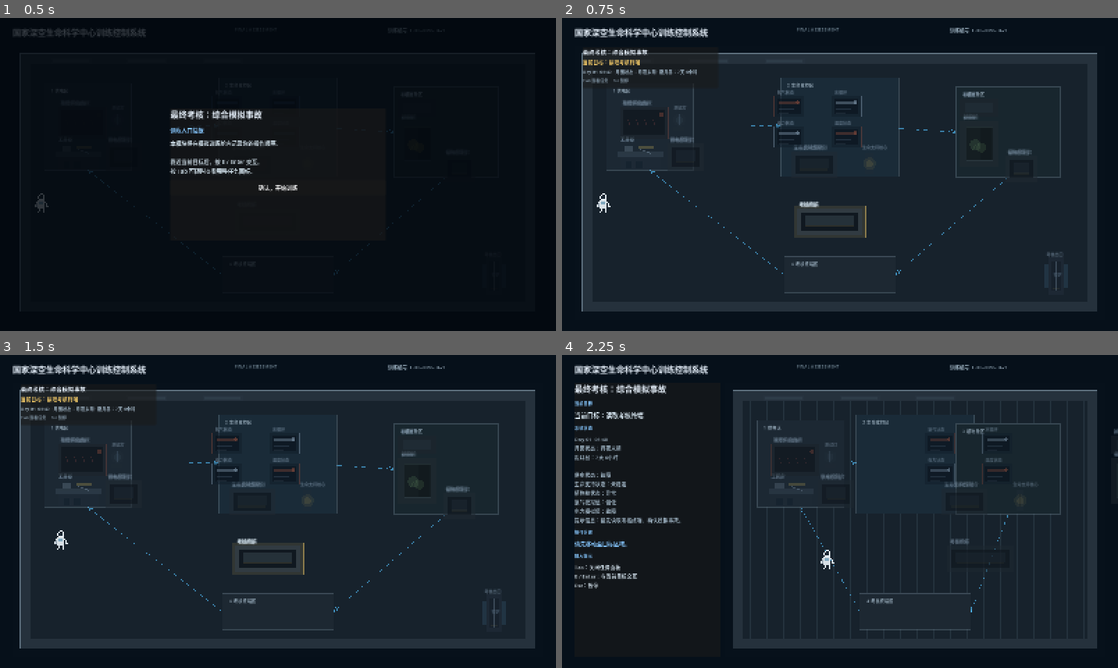
Above: before the commit, frames 1-4 (two rows, left to right).
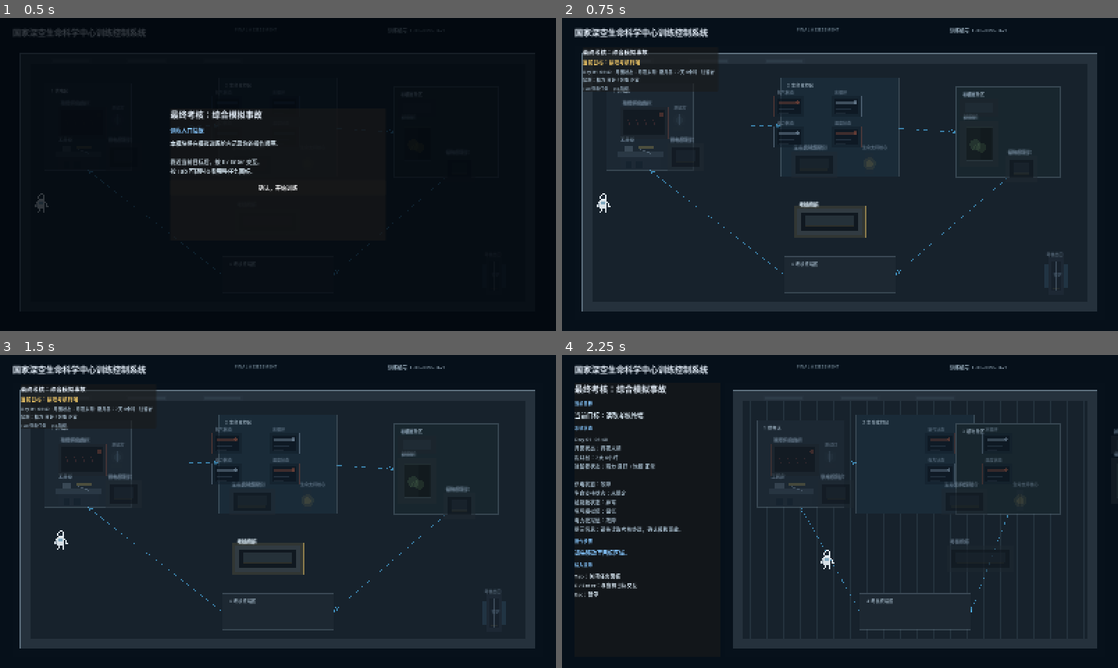
Above: after the commit, the same moments.

Repository: chinnseii/guanghan-outpost
Game: Godot game, scene res://scenes/training/FinalAssessmentScene.tscn
Two runs of this game, one before a commit and one after it. Both use one fixed random seed, a clock stepped at 60 frames per second and the inputs below. This scene is started directly instead of the project's main scene.
Inputs (mouse positions are in pixels of both pictures, inside the frame that each line leads up to):
- Up to frame 1 (0.5 s): no input
- Up to frame 2 (0.75 s): click "确认，开始训练" at 0.5 s
- Up to frame 3 (1.5 s): tap Enter at 1.25 s; move the mouse to (400, 495) at 1.27 s; hold Right (ui_right) from 1.28 s (still down); hold E (interact) from 1.28 s (still down); click (400, 495) at 1.42 s
- Up to frame 4 (2.25 s): move the mouse to (728, 527) at 2.02 s; release Right (ui_right) at 2.03 s; release E (interact) at 2.03 s; hold Down (ui_down) from 2.03 s (still down); tap Tab (mission_panel) at 2.1 s

Frame 1 is identical in both runs. In frame 2, 0.2% of the frame differs, in the area x 3-28%, y 16-24%; in frame 3, 0.2%; in frame 4, 1.8%, in the area x 2-22%, y 34-78%.

Commit message:
Add resident health system v1

Diff:
--- a/project.godot
+++ b/project.godot
@@ -21,6 +21,7 @@
 [autoload]
 
 TimeManager="*res://scripts/managers/TimeManager.gd"
+HealthManager="*res://scripts/managers/HealthManager.gd"
 
 [display]
 
--- a/scripts/base/sprint06_base_scene.gd
+++ b/scripts/base/sprint06_base_scene.gd
@@ -346,7 +346,7 @@
 
 	time_hud_panel = PanelContainer.new()
 	time_hud_panel.position = Vector2(1250, 20)
-	time_hud_panel.custom_minimum_size = Vector2(326, 84)
+	time_hud_panel.custom_minimum_size = Vector2(326, 108)
 	root.add_child(time_hud_panel)
 	time_hud_label = Label.new()
 	time_hud_label.modulate = Color("#9fb4c4", 0.95)
@@ -1439,7 +1439,7 @@
 	)
 
 func _show_plant_diagnosis(condition: String) -> void:
-	_advance_action_time("plant_diagnosis")
+	_advance_action_time("plant_diagnosis_positive" if condition == "stable" or condition == "recovering" else "plant_diagnosis_negative")
 	plant_diagnosis_condition = condition
 	plant_diagnosis_feedback = ""
 	plant_diagnosis_specialist = _player_is_plant_scientist()
@@ -1660,6 +1660,28 @@
 		return ""
 	return String(manager.call("compact_hud_text"))
 
+func _health_manager() -> Node:
+	var tree := get_tree()
+	if tree == null or tree.root == null:
+		return null
+	return tree.root.get_node_or_null("HealthManager")
+
+func _health_hud_text() -> String:
+	var manager := _health_manager()
+	if manager == null or not manager.has_method("compact_hud_text"):
+		return ""
+	return String(manager.call("compact_hud_text"))
+
+func _resident_status_hud_text() -> String:
+	var lines: Array[String] = []
+	var time_text := _time_hud_text()
+	var health_text := _health_hud_text()
+	if not time_text.is_empty():
+		lines.append(time_text)
+	if not health_text.is_empty():
+		lines.append(health_text)
+	return "\n".join(lines)
+
 func _transition_to(scene_path: String) -> void:
 	input_enabled = false
 	sequence_running = true
@@ -1676,8 +1698,9 @@
 	prompt_label.visible = not _hide_gameplay_hud_for_narrative()
 	ai_label.text = ai_text
 	if time_hud_panel != null:
-		time_hud_label.text = _time_hud_text()
-		time_hud_panel.visible = not _time_hud_text().is_empty() and not _hide_gameplay_hud_for_narrative()
+		var resident_status := _resident_status_hud_text()
+		time_hud_label.text = resident_status
+		time_hud_panel.visible = not resident_status.is_empty() and not _hide_gameplay_hud_for_narrative()
 
 func _hide_gameplay_hud_for_narrative() -> bool:
 	return fade_rect != null and fade_rect.color.a > 0.35 and (scene_kind == "week_end" or scene_kind == "day_end" or scene_kind == "day02_end")
@@ -2232,11 +2255,17 @@
 	var manager := _time_manager()
 	if manager != null and manager.has_method("deserialize") and state.get("TimeState", {}) is Dictionary:
 		manager.call("deserialize", state.get("TimeState", {}))
+	var health_manager := _health_manager()
+	if health_manager != null and health_manager.has_method("deserialize") and state.get("HealthState", {}) is Dictionary:
+		health_manager.call("deserialize", state.get("HealthState", {}))
 
 func _save_state() -> void:
 	var manager := _time_manager()
 	if manager != null and manager.has_method("serialize"):
 		state["TimeState"] = manager.call("serialize")
+	var health_manager := _health_manager()
+	if health_manager != null and health_manager.has_method("serialize"):
+		state["HealthState"] = health_manager.call("serialize")
 	DirAccess.make_dir_recursive_absolute(ProjectSettings.globalize_path("user://saves"))
 	var file := FileAccess.open(SAVE_PATH, FileAccess.WRITE)
 	if file != null:
--- a/scripts/main.gd
+++ b/scripts/main.gd
@@ -12,6 +12,7 @@
 	"user://saves/training_progress.json",
 	"user://saves/sprint06_progress.json",
 	"user://saves/time_state.json",
+	"user://saves/health_state.json",
 ]
 
 const PLAYER_SCENE := preload("res://scenes/player.tscn")
@@ -3670,6 +3671,22 @@
 	box.add_child(_make_dev_button("Time Debug: 跳到月昼", _debug_jump_to_daylight))
 	box.add_child(_make_dev_button("Time Debug: 跳到月夜", _debug_jump_to_night))
 	box.add_child(_make_dev_button("Time Debug: 重置 Day 01", _debug_reset_time))
+	box.add_child(_make_dev_button("Health Debug: Energy -20", func(): _debug_adjust_health("energy", -20.0)))
+	box.add_child(_make_dev_button("Health Debug: Energy +20", func(): _debug_adjust_health("energy", 20.0)))
+	box.add_child(_make_dev_button("Health Debug: Fullness -20", func(): _debug_adjust_health("fullness", -20.0)))
+	box.add_child(_make_dev_button("Health Debug: Fullness +20", func(): _debug_adjust_health("fullness", 20.0)))
+	box.add_child(_make_dev_button("Health Debug: Nutrition -20", func(): _debug_adjust_health("nutrition", -20.0)))
+	box.add_child(_make_dev_button("Health Debug: Nutrition +20", func(): _debug_adjust_health("nutrition", 20.0)))
+	box.add_child(_make_dev_button("Health Debug: Morale -20", func(): _debug_adjust_health("morale", -20.0)))
+	box.add_child(_make_dev_button("Health Debug: Morale +20", func(): _debug_adjust_health("morale", 20.0)))
+	box.add_child(_make_dev_button("Health Debug: Reset Healthy", _debug_reset_health))
+	box.add_child(_make_dev_button("Health Debug: Set Danger", _debug_set_health_danger))
+	box.add_child(_make_dev_button("Health Action: Sleep", func(): _debug_health_action("sleep_standard")))
+	box.add_child(_make_dev_button("Health Action: Eat", func(): _debug_health_action("eat")))
+	box.add_child(_make_dev_button("Health Action: Nutrition Drink", func(): _debug_health_action("nutrition_drink")))
+	box.add_child(_make_dev_button("Health Action: Short Entertainment", func(): _debug_health_action("entertainment_short")))
+	box.add_child(_make_dev_button("Health Action: Light Repair", func(): _debug_health_action("repair_light")))
+	box.add_child(_make_dev_button("Health Action: Short Explore", func(): _debug_health_action("explore_short")))
 	box.add_child(_make_dev_button("Dev Only: Training Start", func(): get_tree().change_scene_to_file("res://scenes/training/TrainingStartScene.tscn")))
 	box.add_child(_make_dev_button("Dev Only: Training Module 01", func():
 		TrainingManagerScript.set_current_module("suit_control")
@@ -3736,6 +3753,33 @@
 	if manager != null and manager.has_method("reset_to_arrival"):
 		manager.call("reset_to_arrival")
 		add_log("Time debug: reset to Day 01 lunar night late.")
+
+func _debug_adjust_health(stat_name: String, delta: float) -> void:
+	var manager := get_node_or_null("/root/HealthManager")
+	if manager != null and manager.has_method("adjust_stat"):
+		manager.call("adjust_stat", stat_name, delta)
+		add_log("Health debug:\n%s" % String(manager.call("debug_values_text")))
+
+func _debug_reset_health() -> void:
+	var manager := get_node_or_null("/root/HealthManager")
+	if manager != null and manager.has_method("reset_to_arrival"):
+		manager.call("reset_to_arrival")
+		add_log("Health debug: reset.\n%s" % String(manager.call("debug_values_text")))
+
+func _debug_set_health_danger() -> void:
+	var manager := get_node_or_null("/root/HealthManager")
+	if manager != null and manager.has_method("set_danger_state"):
+		manager.call("set_danger_state")
+		add_log("Health debug: danger state.\n%s" % String(manager.call("debug_values_text")))
+
+func _debug_health_action(action_id: String) -> void:
+	var time_manager := get_node_or_null("/root/TimeManager")
+	if time_manager != null and time_manager.has_method("action_minutes") and time_manager.has_method("advance_time"):
+		var minutes := int(time_manager.call("action_minutes", action_id))
+		time_manager.call("advance_time", minutes, action_id)
+	var health_manager := get_node_or_null("/root/HealthManager")
+	if health_manager != null and health_manager.has_method("detail_text"):
+		add_log("Health action %s:\n%s" % [action_id, String(health_manager.call("detail_text", true))])
 
 func _toggle_dev_menu() -> void:
 	if not has_node("UI/Root/DevMenu"):
--- /dev/null
+++ b/scripts/managers/HealthManager.gd
@@ -0,0 +1,350 @@
+extends Node
+class_name GuanghanHealthManager
+
+signal health_changed(energy: float, fullness: float, nutrition: float, morale: float)
+
+const SAVE_PATH := "user://saves/health_state.json"
+const APPLICATION_PROFILE_PATH := "user://saves/application_profile.json"
+
+const ARRIVAL_ENERGY := 80.0
+const ARRIVAL_FULLNESS := 80.0
+const ARRIVAL_NUTRITION := 85.0
+const ARRIVAL_MORALE := 75.0
+
+var energy: float = ARRIVAL_ENERGY
+var fullness: float = ARRIVAL_FULLNESS
+var nutrition: float = ARRIVAL_NUTRITION
+var morale: float = ARRIVAL_MORALE
+
+func _ready() -> void:
+	load_state()
+
+func reset_to_arrival() -> void:
+	energy = ARRIVAL_ENERGY
+	fullness = ARRIVAL_FULLNESS
+	nutrition = ARRIVAL_NUTRITION
+	morale = ARRIVAL_MORALE
+	_save_state()
+	_emit_changed()
+
+func clamp_health_values() -> void:
+	energy = clamp(energy, 0.0, 100.0)
+	fullness = clamp(fullness, 0.0, 100.0)
+	nutrition = clamp(nutrition, 0.0, 100.0)
+	morale = clamp(morale, 0.0, 100.0)
+
+func apply_action_cost(action_id: String) -> void:
+	match _normalized_action_id(action_id):
+		"sleep_standard":
+			apply_sleep_standard()
+		"eat":
+			apply_eat()
+		"nutrition_drink":
+			apply_nutrition_drink()
+		"entertainment_short":
+			apply_entertainment_short()
+		"entertainment_long":
+			apply_entertainment_long()
+		"plant_diagnosis_positive":
+			apply_plant_diagnosis(true)
+		"plant_diagnosis_negative":
+			apply_plant_diagnosis(false)
+		"plant_diagnosis":
+			apply_plant_diagnosis(false)
+		"organize_supplies":
+			apply_organize_supplies()
+		"send_report_positive":
+			apply_send_report(true)
+		"send_report_negative":
+			apply_send_report(false)
+		"send_report":
+			apply_send_report(true)
+		"repair_light":
+			apply_repair_light()
+		"repair_heavy":
+			apply_repair_heavy()
+		"explore_short":
+			apply_explore_short()
+		"explore_long":
+			apply_explore_long()
+		_:
+			return
+	_finish_action_change()
+
+func apply_sleep_standard() -> void:
+	var recovery := 70.0 * get_nutrition_sleep_multiplier() * get_morale_sleep_multiplier()
+	energy += recovery
+	fullness -= 15.0
+	nutrition -= 5.0
+	morale += 5.0
+
+func apply_eat() -> void:
+	# TODO: deduct food resource once the inventory/food system exists.
+	energy -= 1.0
+	fullness += 45.0
+	nutrition -= 2.0
+	morale += 2.0
+
+func apply_nutrition_drink() -> void:
+	# TODO: deduct nutrition drink resource once supplies are modeled.
+	fullness += 5.0
+	nutrition += 25.0
+	morale -= 1.0
+
+func apply_entertainment_short() -> void:
+	energy += 5.0
+	fullness -= 5.0
+	nutrition -= 2.0
+	morale += 20.0
+
+func apply_entertainment_long() -> void:
+	energy += 10.0
+	fullness -= 10.0
+	nutrition -= 3.0
+	morale += 35.0
+
+func apply_plant_diagnosis(positive: bool) -> void:
+	_apply_delta(-2.0, -1.0, 0.0, 1.0 if positive else -2.0)
+
+func apply_organize_supplies() -> void:
+	_apply_delta(-4.0, -3.0, 0.0, 0.0)
+
+func apply_send_report(positive: bool) -> void:
+	_apply_delta(-1.0, -1.0, 0.0, 2.0 if positive else -2.0)
+
+func apply_repair_light() -> void:
+	_apply_delta(-8.0, -4.0, -1.0, -2.0)
+
+func apply_repair_heavy() -> void:
+	_apply_delta(-16.0, -8.0, -2.0, -5.0)
+
+func apply_explore_short() -> void:
+	_apply_delta(-25.0, -15.0, -3.0, -5.0)
+
+func apply_explore_long() -> void:
+	_apply_delta(-45.0, -30.0, -6.0, -10.0)
+
+func get_action_time_multiplier(action_id: String) -> float:
+	var normalized := _normalized_action_id(action_id)
+	if not normalized in ["repair_light", "repair_heavy", "explore_short", "explore_long", "organize_supplies", "plant_diagnosis", "plant_diagnosis_positive", "plant_diagnosis_negative"]:
+		return 1.0
+	if energy >= 40.0:
+		return 1.0
+	if energy >= 20.0:
+		return 1.25
+	return 1.5
+
+func adjusted_action_minutes(base_minutes: int, action_id: String) -> int:
+	if base_minutes <= 0:
+		return base_minutes
+	return int(ceil(float(base_minutes) * get_action_time_multiplier(action_id)))
+
+func get_energy_cost_multiplier() -> float:
+	if fullness >= 70.0:
+		return 1.0
+	if fullness >= 40.0:
+		return 1.2
+	if fullness >= 20.0:
+		return 1.4
+	return 1.6
+
+func get_nutrition_sleep_multiplier() -> float:
+	if nutrition >= 70.0:
+		return 1.0
+	if nutrition >= 40.0:
+		return 0.8
+	if nutrition >= 20.0:
+		return 0.6
+	return 0.4
+
+func get_morale_sleep_multiplier() -> float:
+	if morale >= 40.0:
+		return 1.0
+	if morale >= 20.0:
+		return 0.8
+	return 0.6
+
+func get_energy_label() -> String:
+	if energy >= 70.0:
+		return "良好"
+	if energy >= 40.0:
+		return "疲惫"
+	if energy >= 20.0:
+		return "严重疲惫"
+	return "危险疲惫"
+
+func get_fullness_label() -> String:
+	if fullness >= 70.0:
+		return "正常"
+	if fullness >= 40.0:
+		return "有些饿"
+	if fullness >= 20.0:
+		return "饥饿"
+	return "严重饥饿"
+
+func get_nutrition_label() -> String:
+	if nutrition >= 70.0:
+		return "良好"
+	if nutrition >= 40.0:
+		return "偏低"
+	if nutrition >= 20.0:
+		return "不足"
+	return "严重不足"
+
+func get_morale_label() -> String:
+	if morale >= 70.0:
+		return "稳定"
+	if morale >= 40.0:
+		return "低压"
+	if morale >= 20.0:
+		return "低落"
+	return "危险"
+
+func compact_hud_text() -> String:
+	return "驻留者状态：精力 %s / 饱腹 %s" % [get_energy_label(), get_fullness_label()]
+
+func detail_text(show_values := false) -> String:
+	var lines: Array[String] = [
+		"驻留者状态",
+		"精力：%s%s" % [get_energy_label(), _value_suffix(energy, show_values)],
+		"饱腹：%s%s" % [get_fullness_label(), _value_suffix(fullness, show_values)],
+		"营养：%s%s" % [get_nutrition_label(), _value_suffix(nutrition, show_values)],
+		"心理：%s%s" % [get_morale_label(), _value_suffix(morale, show_values)],
+	]
+	var advice := get_medical_advice()
+	if not advice.is_empty():
+		lines.append("")
+		lines.append(advice)
+	return "\n".join(lines)
+
+func debug_values_text() -> String:
+	return "Energy: %.0f\nFullness: %.0f\nNutrition: %.0f\nMorale: %.0f" % [energy, fullness, nutrition, morale]
+
+func get_medical_advice() -> String:
+	if not _has_medical_background():
+		return ""
+	if energy < 40.0 and nutrition < 70.0 and morale < 40.0:
+		return "专业判断：当前恢复瓶颈不是睡眠时间，而是营养与心理状态。建议先补充营养液，并进行短暂娱乐，再进入休息周期。"
+	if energy < 40.0:
+		return "专业判断：当前主要问题是精力不足。建议进入标准睡眠周期，避免继续执行高消耗任务。"
+	if fullness < 40.0:
+		return "专业判断：当前饱腹偏低会增加精力消耗。不建议直接执行外出采集或维修，建议先完成进食。"
+	if nutrition < 70.0:
+		return "专业判断：营养偏低会降低睡眠恢复质量。如计划休息，建议先补充营养液。"
+	if morale < 40.0:
+		return "专业判断：心理状态低落会影响睡眠质量。建议先进行短暂娱乐，再进入休息周期。"
+	return "专业判断：当前身体状态可维持基础工作。建议继续保持固定作息。"
+
+func adjust_stat(stat_name: String, delta: float) -> void:
+	match stat_name:
+		"energy":
+			energy += delta
+		"fullness":
+			fullness += delta
+		"nutrition":
+			nutrition += delta
+		"morale":
+			morale += delta
+	clamp_health_values()
+	_save_state()
+	_emit_changed()
+
+func set_danger_state() -> void:
+	energy = 18.0
+	fullness = 18.0
+	nutrition = 25.0
+	morale = 18.0
+	_save_state()
+	_emit_changed()
+
+func serialize() -> Dictionary:
+	return {
+		"energy": energy,
+		"fullness": fullness,
+		"nutrition": nutrition,
+		"morale": morale,
+	}
+
+func deserialize(data: Dictionary) -> void:
+	energy = float(data.get("energy", energy))
+	fullness = float(data.get("fullness", fullness))
+	nutrition = float(data.get("nutrition", nutrition))
+	morale = float(data.get("morale", morale))
+	clamp_health_values()
+	_emit_changed()
+
+func load_state() -> void:
+	if not FileAccess.file_exists(SAVE_PATH):
+		reset_to_arrival()
+		return
+	var file := FileAccess.open(SAVE_PATH, FileAccess.READ)
+	if file == null:
+		reset_to_arrival()
+		return
+	var parsed: Variant = JSON.parse_string(file.get_as_text())
+	if typeof(parsed) != TYPE_DICTIONARY:
+		reset_to_arrival()
+		return
+	deserialize(parsed as Dictionary)
+
+func save_state() -> void:
+	_save_state()
+
+func _apply_delta(energy_delta: float, fullness_delta: float, nutrition_delta: float, morale_delta: float) -> void:
+	if energy_delta < 0.0:
+		energy_delta *= get_energy_cost_multiplier()
+	energy += energy_delta
+	fullness += fullness_delta
+	nutrition += nutrition_delta
+	morale += morale_delta
+
+func _finish_action_change() -> void:
+	clamp_health_values()
+	_save_state()
+	_emit_changed()
+
+func _emit_changed() -> void:
+	health_changed.emit(energy, fullness, nutrition, morale)
+
+func _save_state() -> void:
+	DirAccess.make_dir_recursive_absolute(ProjectSettings.globalize_path("user://saves"))
+	var file := FileAccess.open(SAVE_PATH, FileAccess.WRITE)
+	if file != null:
+		file.store_string(JSON.stringify(serialize(), "\t"))
+
+func _normalized_action_id(action_id: String) -> String:
+	match action_id:
+		"debug_sleep":
+			return "sleep_standard"
+		"debug_eat":
+			return "eat"
+		"debug_nutrition_drink":
+			return "nutrition_drink"
+		"debug_entertainment_short":
+			return "entertainment_short"
+		"debug_repair_light":
+			return "repair_light"
+		"debug_explore_short":
+			return "explore_short"
+	return action_id
+
+func _value_suffix(value: float, show_values: bool) -> String:
+	if not show_values:
+		return ""
+	return "（%.0f）" % value
+
+func _has_medical_background() -> bool:
+	var background := _academic_background()
+	return background == "医学" or background.to_lower() == "medicine"
+
+func _academic_background() -> String:
+	if not FileAccess.file_exists(APPLICATION_PROFILE_PATH):
+		return ""
+	var file := FileAccess.open(APPLICATION_PROFILE_PATH, FileAccess.READ)
+	if file == null:
+		return ""
+	var parsed: Variant = JSON.parse_string(file.get_as_text())
+	if typeof(parsed) != TYPE_DICTIONARY:
+		return ""
+	var data := parsed as Dictionary
+	return String(data.get("EducationBackground", data.get("education_background", "")))
--- a/scripts/managers/TimeManager.gd
+++ b/scripts/managers/TimeManager.gd
@@ -54,6 +54,9 @@
 	lunar_phase = "night_late"
 	minutes_until_phase_change = DAYLIGHT_START_MINUTE
 	last_phase_notice = ""
+	var health_manager := _health_manager()
+	if health_manager != null and health_manager.has_method("reset_to_arrival"):
+		health_manager.call("reset_to_arrival")
 	_save_state()
 	time_changed.emit(current_day, hour, minute)
 	lunar_phase_changed.emit(lunar_phase)
@@ -61,11 +64,13 @@
 func advance_time(minutes_to_add: int, reason: String = "") -> void:
 	if minutes_to_add <= 0:
 		return
-	total_minutes += minutes_to_add
+	var final_minutes := _adjusted_minutes(minutes_to_add, reason)
+	total_minutes += final_minutes
 	_update_clock()
 	_update_lunar_phase()
 	_save_state()
-	time_advanced.emit(minutes_to_add, reason)
+	_apply_health_action_cost(reason)
+	time_advanced.emit(final_minutes, reason)
 	time_changed.emit(current_day, hour, minute)
 
 func action_minutes(action_name: String) -> int:
@@ -92,9 +97,13 @@
 			return TIME_EXPLORE_LONG
 		"plant_diagnosis":
 			return TIME_PLANT_DIAGNOSIS
+		"plant_diagnosis_positive", "plant_diagnosis_negative":
+			return TIME_PLANT_DIAGNOSIS
 		"organize_supplies":
 			return TIME_ORGANIZE_SUPPLIES
 		"send_report":
+			return TIME_SEND_REPORT
+		"send_report_positive", "send_report_negative":
 			return TIME_SEND_REPORT
 	return 0
 
@@ -234,3 +243,23 @@
 	var file := FileAccess.open(SAVE_PATH, FileAccess.WRITE)
 	if file != null:
 		file.store_string(JSON.stringify(serialize(), "\t"))
+
+func _health_manager() -> Node:
+	var tree := get_tree()
+	if tree == null or tree.root == null:
+		return null
+	return tree.root.get_node_or_null("HealthManager")
+
+func _adjusted_minutes(base_minutes: int, reason: String) -> int:
+	var manager := _health_manager()
+	if manager == null or not manager.has_method("adjusted_action_minutes"):
+		return base_minutes
+	return int(manager.call("adjusted_action_minutes", base_minutes, reason))
+
+func _apply_health_action_cost(reason: String) -> void:
+	if reason.is_empty() or reason == "move" or reason.begins_with("debug_jump"):
+		return
+	var manager := _health_manager()
+	if manager == null or not manager.has_method("apply_action_cost"):
+		return
+	manager.call("apply_action_cost", reason)
--- a/scripts/training/training_manager.gd
+++ b/scripts/training/training_manager.gd
@@ -51,6 +51,7 @@
 		"OpeningFlowStage": "",
 		"CurrentSceneAfterTraining": START_SCENE,
 		"TimeState": {},
+		"HealthState": {},
 	}
 
 static func load_progress() -> Dictionary:
@@ -69,12 +70,18 @@
 	var manager := _time_manager()
 	if manager != null and manager.has_method("deserialize") and data.get("TimeState", {}) is Dictionary:
 		manager.call("deserialize", data.get("TimeState", {}))
+	var health_manager := _health_manager()
+	if health_manager != null and health_manager.has_method("deserialize") and data.get("HealthState", {}) is Dictionary:
+		health_manager.call("deserialize", data.get("HealthState", {}))
 	return data
 
 static func save_progress(data: Dictionary) -> void:
 	var manager := _time_manager()
 	if manager != null and manager.has_method("serialize"):
 		data["TimeState"] = manager.call("serialize")
+	var health_manager := _health_manager()
+	if health_manager != null and health_manager.has_method("serialize"):
+		data["HealthState"] = health_manager.call("serialize")
 	DirAccess.make_dir_recursive_absolute(ProjectSettings.globalize_path("user://saves"))
 	var file := FileAccess.open(SAVE_PATH, FileAccess.WRITE)
 	if file != null:
@@ -84,6 +91,9 @@
 	var manager := _time_manager()
 	if manager != null and manager.has_method("reset_to_arrival"):
 		manager.call("reset_to_arrival")
+	var health_manager := _health_manager()
+	if health_manager != null and health_manager.has_method("reset_to_arrival"):
+		health_manager.call("reset_to_arrival")
 	save_progress(default_data())
 
 static func start_training() -> void:
@@ -234,3 +244,9 @@
 	if tree == null or tree.root == null:
 		return null
 	return tree.root.get_node_or_null("TimeManager")
+
+static func _health_manager() -> Node:
+	var tree := Engine.get_main_loop() as SceneTree
+	if tree == null or tree.root == null:
+		return null
+	return tree.root.get_node_or_null("HealthManager")
--- a/scripts/training/training_module_scene.gd
+++ b/scripts/training/training_module_scene.gd
@@ -1626,6 +1626,28 @@
 		return ""
 	return String(manager.call("compact_hud_text"))
 
+func _health_manager() -> Node:
+	var tree := get_tree()
+	if tree == null or tree.root == null:
+		return null
+	return tree.root.get_node_or_null("HealthManager")
+
+func _health_hud_text() -> String:
+	var manager := _health_manager()
+	if manager == null or not manager.has_method("compact_hud_text"):
+		return ""
+	return String(manager.call("compact_hud_text"))
+
+func _resident_status_hud_text() -> String:
+	var lines: Array[String] = []
+	var time_text := _time_hud_text()
+	var health_text := _health_hud_text()
+	if not time_text.is_empty():
+		lines.append(time_text)
+	if not health_text.is_empty():
+		lines.append(health_text)
+	return "\n".join(lines)
+
 func _interaction_pose_for_step(step: Dictionary) -> String:
 	var objective := String(step.get("objective", ""))
 	if objective.contains("维修") or objective.contains("恢复") or objective.contains("重启") or objective.contains("启动"):
@@ -2074,7 +2096,7 @@
 	if minimal_objective_label != null:
 		minimal_objective_label.text = "当前目标：%s" % objective
 	if minimal_time_label != null:
-		minimal_time_label.text = _time_hud_text().replace("\n", " · ")
+		minimal_time_label.text = _resident_status_hud_text().replace("\n", " · ")
 	if module_id == "airlock_procedure":
 		hud_label.text = _airlock_hud_text()
 	elif module_id == "power_repair":
@@ -2087,7 +2109,7 @@
 		hud_label.text = _assessment_hud_text()
 	else:
 		hud_label.text = String(module_data.get("hud", "氧气模拟值：98%\n电力模拟值：稳定\n生命支持状态：训练环境"))
-	var time_text := _time_hud_text()
+	var time_text := _resident_status_hud_text()
 	if not time_text.is_empty():
 		hud_label.text = "%s\n\n%s" % [time_text, hud_label.text]
 	if module_id == "suit_control" and not completed:
Not shown, changed: docs/handoff/CURRENT.md
